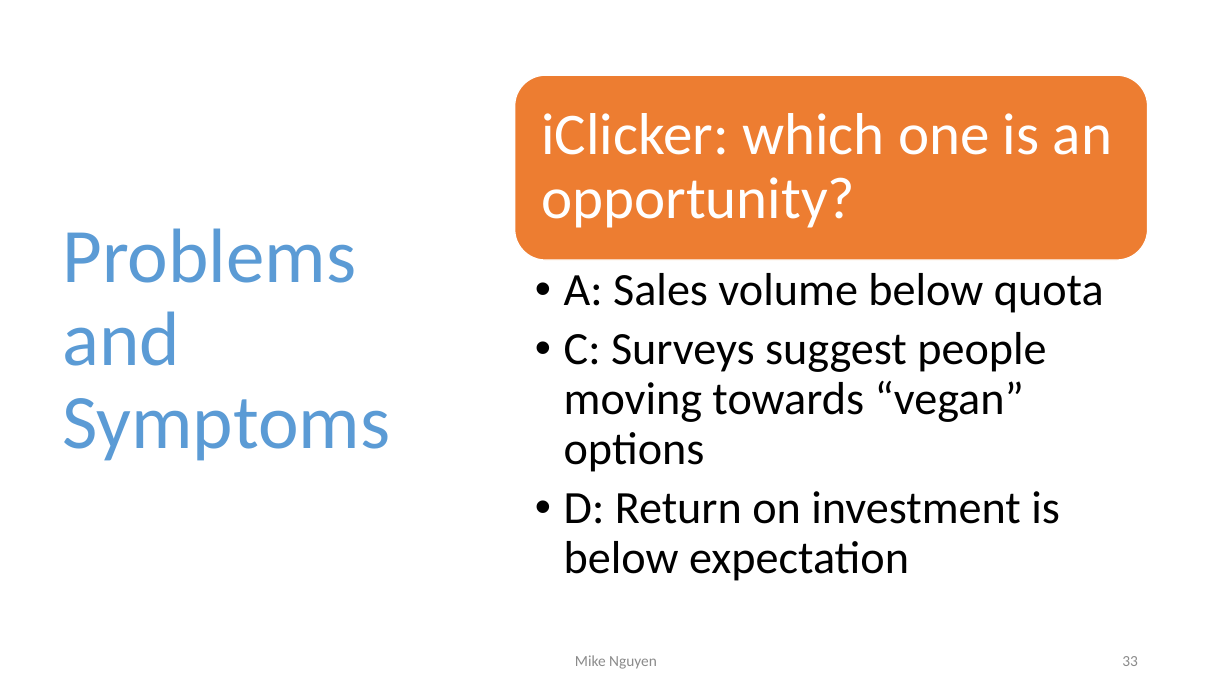
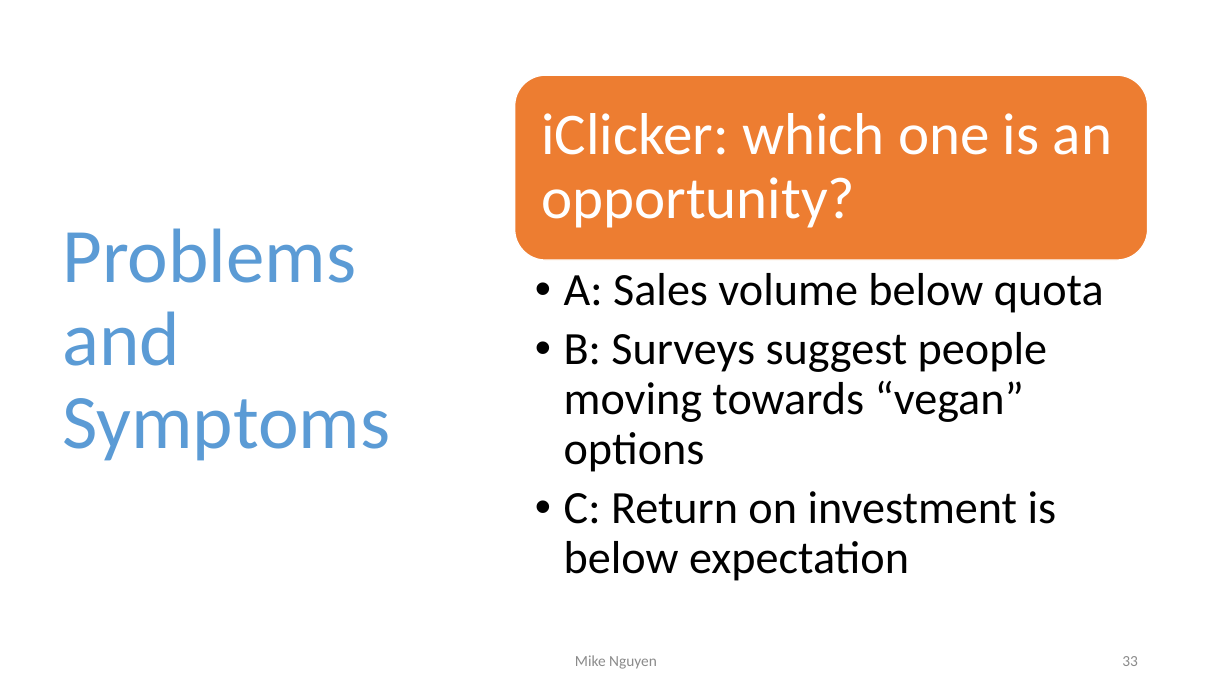
Before and after one commit to mikenguyen13/mar4050_S23_1, a slide deck: slide 33 of lectures/1/1_Marketing Research Process.pptx. Drawn at 1232x693 pixels with LibreOffice and Linux fonts; fonts in the diff are those of the drawing. Boxes give left, top, right and bottom in pixels: in the first picture for what was removed or moved away, otherwise in the second. Text is boxed around its words. In the diff, an @@ line names an element or a change of style, - is before the commit and + after.

Commit message:
update slide and text mining

```diff
--- a/lectures/1/1_Marketing Research Process.pptx
+++ b/lectures/1/1_Marketing Research Process.pptx
@@ text at bbox=[564, 332, 1057, 581]: text changed @@
-  • C: Surveys suggest people moving towards “vegan” options
-  • D: Return on investment is below expectation
+  • B: Surveys suggest people moving towards “vegan” options
+  • C: Return on investment is below expectation
```
Also in this commit, not shown: 1 other slide changed, 2 other files.
